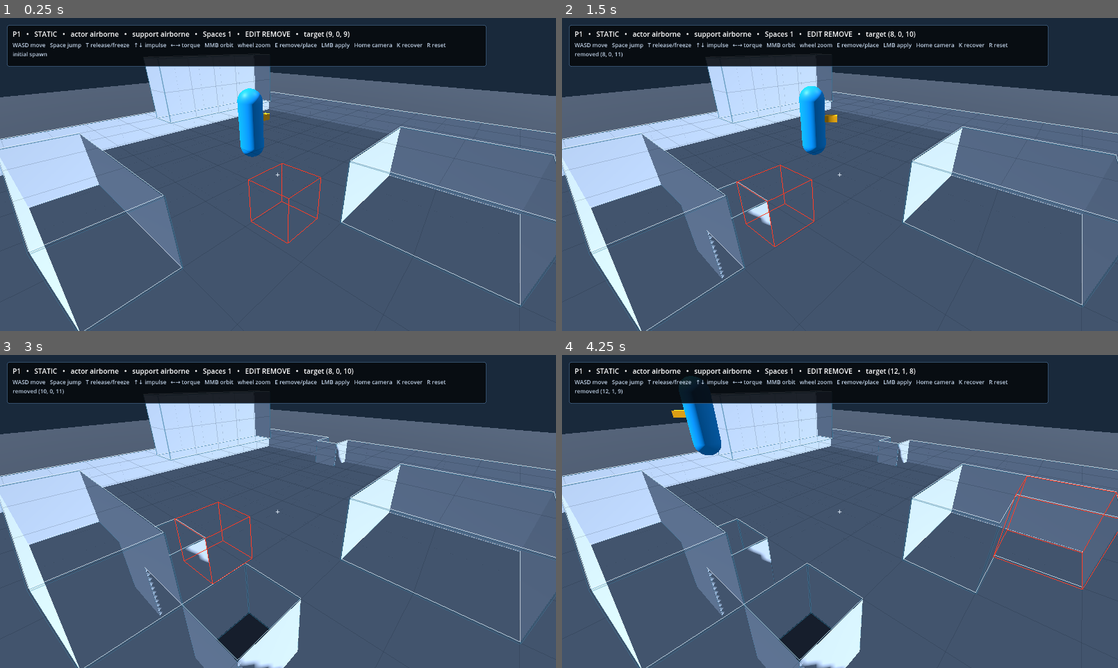
Above: before the commit, frames 1-4 (two rows, left to right).
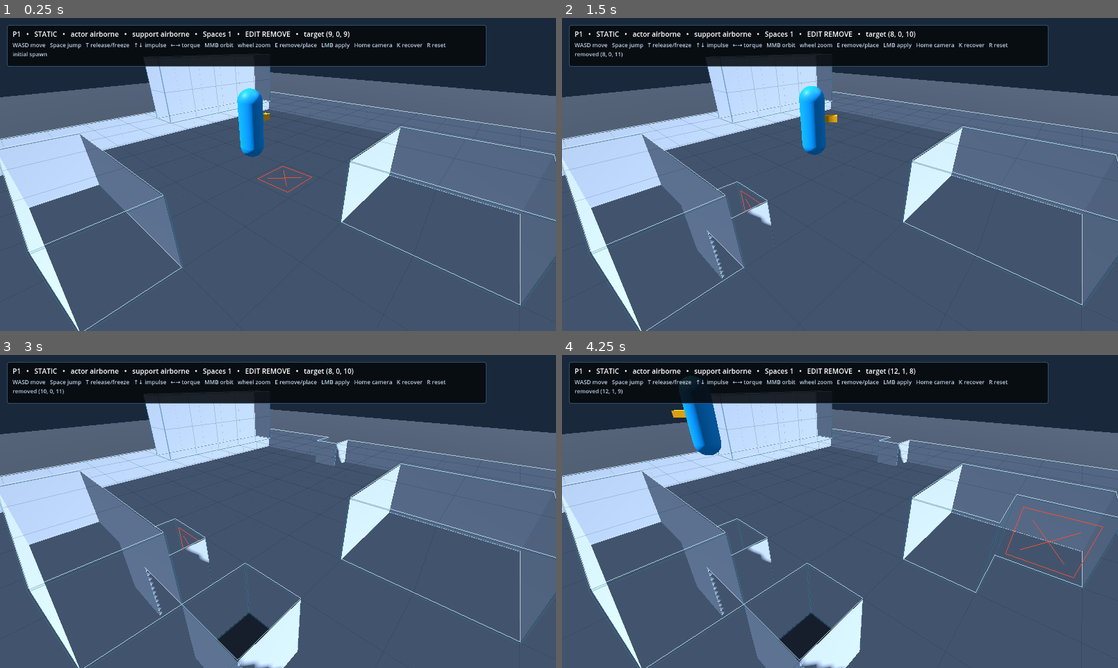
Above: after the commit, the same moments.

Repository: Jozzpoly/FrameMatter-Lab
Game: Godot game, scene res://p1/main.tscn
Two runs of this game, one before a commit and one after it. Both use one fixed random seed, a clock stepped at 60 frames per second and the inputs below.
Inputs (mouse positions are in pixels of both pictures, inside the frame that each line leads up to):
- Up to frame 1 (0.25 s): no input
- Up to frame 2 (1.5 s): tap Enter at 0.5 s; move the mouse to (962, 158) at 0.52 s; press the mouse at (962, 158) at 0.53 s; hold D (p1_move_right) 0.53-1.25 s; tap Space (p1_jump) at 0.77 s; release the mouse at (962, 158) at 1.25 s; tap R (p1_reset) at 1.25 s; drag from (728, 190) to (812, 237) at 1.27 s
- Up to frame 3 (3 s): move the mouse to (333, 442) at 2.02 s; hold D (p1_move_right) 2.03-2.75 s; hold K (p1_recover) 2.03-2.75 s; click (333, 442) at 2.17 s; drag from (250, 574) to (111, 464) at 2.77 s
- Up to frame 4 (4.25 s): tap Home (p1_camera_reset) at 3.5 s; move the mouse to (1006, 558) at 3.52 s; hold A (p1_move_left) from 3.53 s (still down); tap F at 3.6 s; click (1006, 558) at 3.67 s; tap Space (p1_jump) at 3.77 s

The runs differ from the first frame. In frame 1, 0.2% of the frame differs, in the area x 44-58%, y 46-72%; in frame 2, 0.2%; in frame 3, 0.2%; in frame 4, 0.4%, in the area x 49-100%, y 38-75%.
Error in both runs: Invalid call. Nonexistent function 'get_global_transform_interpolated' in base 'Node3D (SpaceQueryCharacter)'. (res://p1/camera_rig.gd:112)

Commit message:
Promote pointer-led G5 presentation in P1 scene

Diff:
--- a/p1/main.tscn
+++ b/p1/main.tscn
@@ -8,6 +8,7 @@
 [ext_resource type="Script" path="res://p1/space_control.gd" id="6_space_control"]
 [ext_resource type="Script" path="res://p1/matter_surface_grid.gd" id="7_surface_grid"]
 [ext_resource type="Script" path="res://p1/matter_state_presentation.gd" id="8_state_presentation"]
+[ext_resource type="Script" path="res://p1/matter_target_presentation.gd" id="9_target_presentation"]
 
 [sub_resource type="Environment" id="Environment_P1"]
 background_mode = 1
@@ -104,6 +105,9 @@
 [node name="P1MatterStatePresentation" type="Node" parent="."]
 script = ExtResource("8_state_presentation")
 
+[node name="P1MatterTargetPresentation" type="Node" parent="."]
+script = ExtResource("9_target_presentation")
+
 [node name="HUD" type="CanvasLayer" parent="."]
 
 [node name="Panel" type="PanelContainer" parent="HUD"]
@@ -130,22 +134,3 @@
 theme_override_colors/font_color = Color(0.75, 0.82, 0.90, 1)
 theme_override_font_sizes/font_size = 13
 text = "WASD move   Space jump   T release/freeze   arrows impulse/torque   MMB orbit   wheel zoom   E remove/place   LMB apply   Home camera   K recover   R reset"
-
-[node name="Reticle" type="Label" parent="HUD"]
-anchors_preset = 8
-anchor_left = 0.5
-anchor_top = 0.5
-anchor_right = 0.5
-anchor_bottom = 0.5
-offset_left = -7.0
-offset_top = -12.0
-offset_right = 7.0
-offset_bottom = 12.0
-grow_horizontal = 2
-grow_vertical = 2
-mouse_filter = 2
-theme_override_colors/font_color = Color(0.92, 0.96, 1, 0.92)
-theme_override_font_sizes/font_size = 18
-text = "+"
-horizontal_alignment = 1
-vertical_alignment = 1
Not shown: 1 places in p1/main.tscn that only renumber resources
